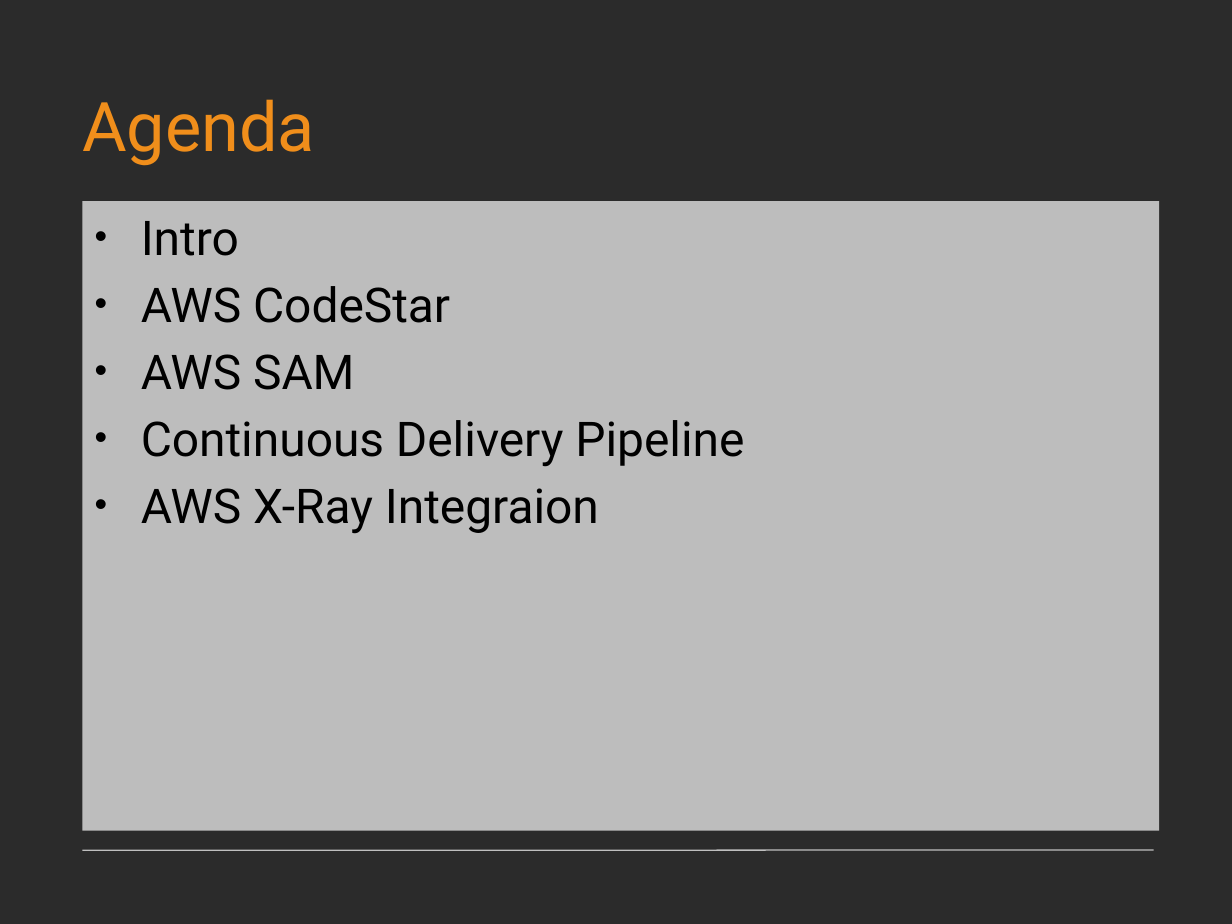
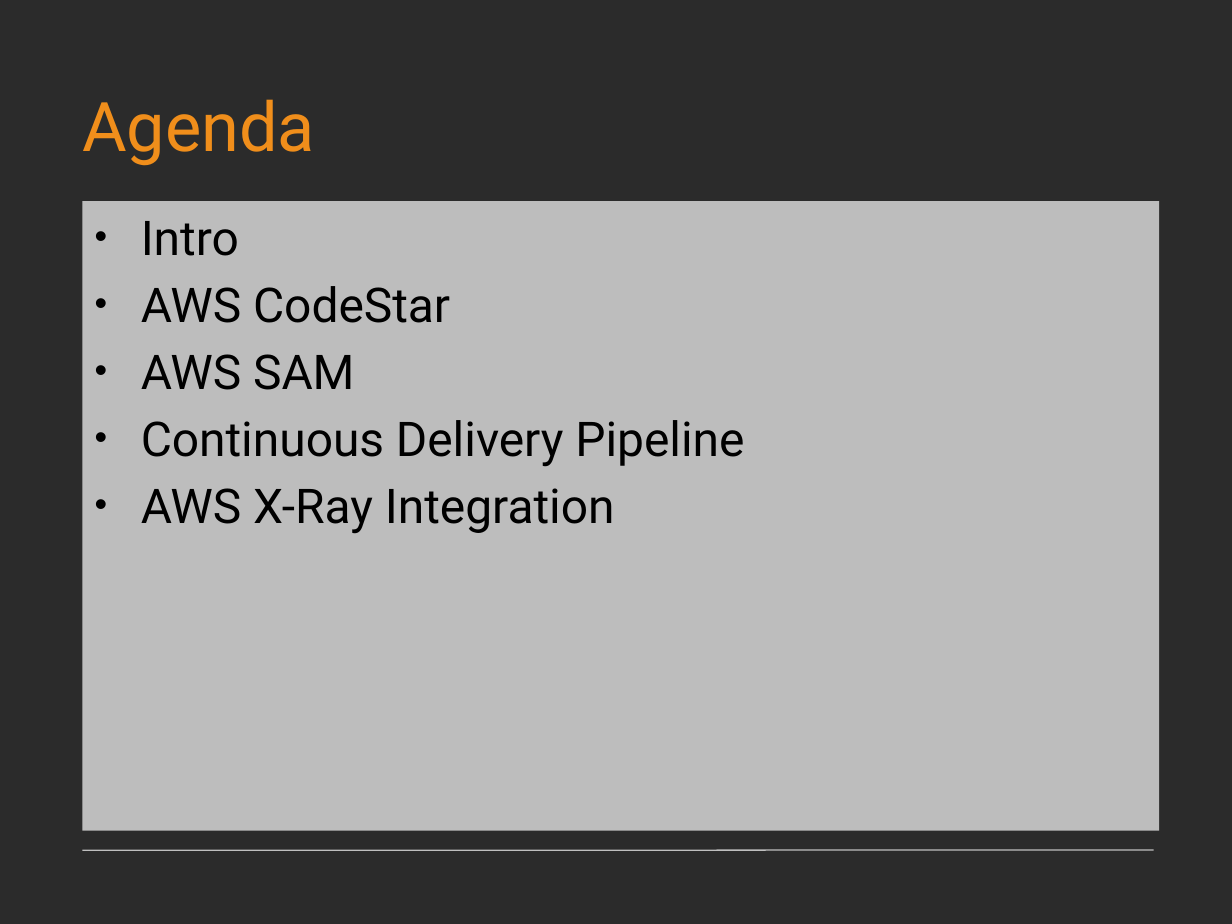
Before and after one commit to germanilia/AWS-MicroServices-Lmabda, a slide deck: slide 2 of Module 04 Building a CI:CD pipeline for serverless applications within AWS (Lambda).pptx. Drawn at 1232x924 pixels with LibreOffice and Linux fonts; fonts in the diff are those of the drawing; background and template pictures are left out; a plain dark background stands for a picture behind light text. Boxes give left, top, right and bottom in pixels: in the first picture for what was removed or moved away, otherwise in the second. Text is boxed around its words. In the diff, an @@ line names an element or a change of style, - is before the commit and + after.

```diff
--- a/Module 04 Building a CI:CD pipeline for serverless applications within AWS (Lambda).pptx
+++ b/Module 04 Building a CI:CD pipeline for serverless applications within AWS (Lambda).pptx
@@ text at (141,488,615,534): text changed @@
-• AWS X-Ray Integraion
+• AWS X-Ray Integration
```
Also in this commit, not shown: 1 other slide changed, 5 slides added, 29 other files.
